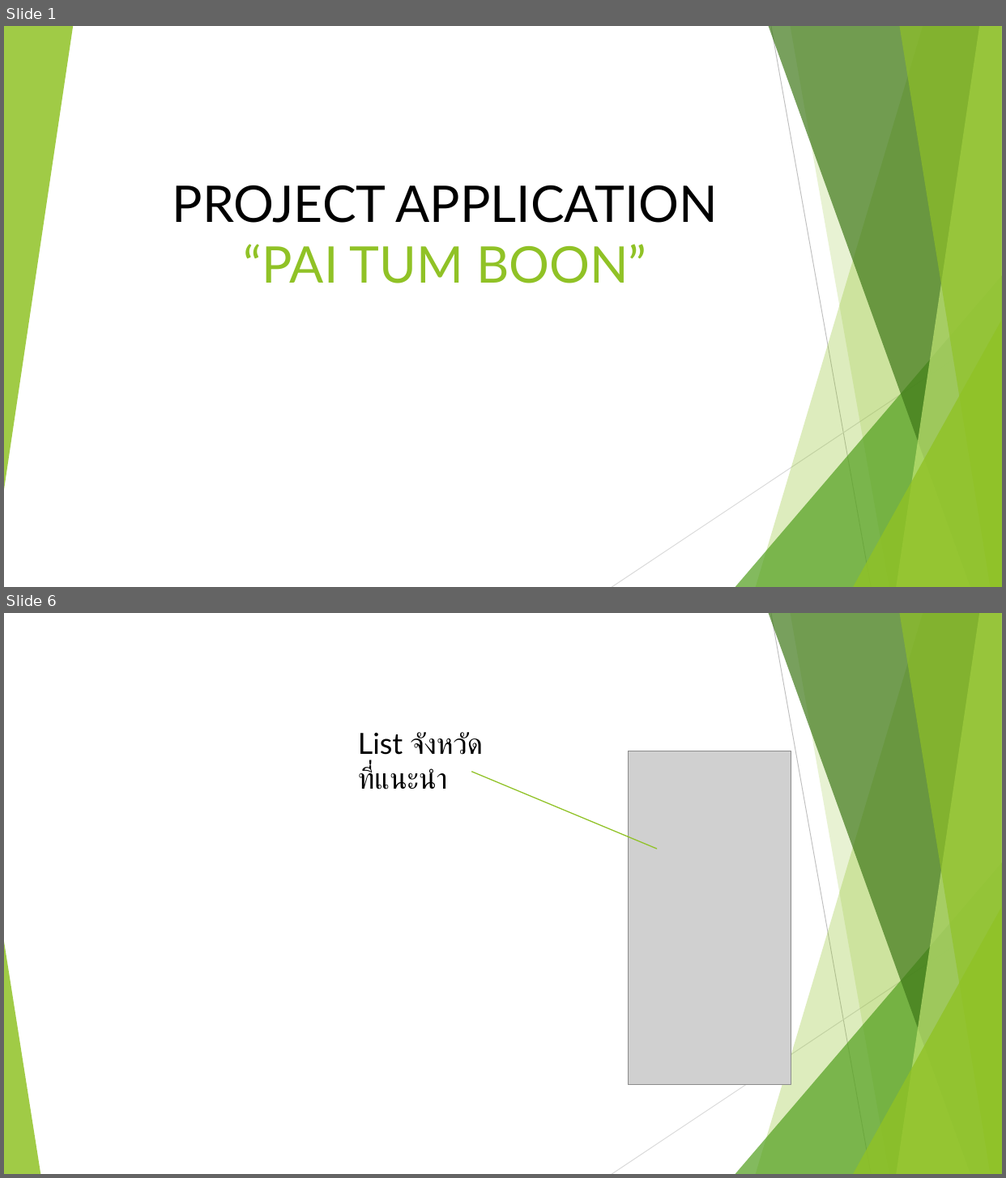
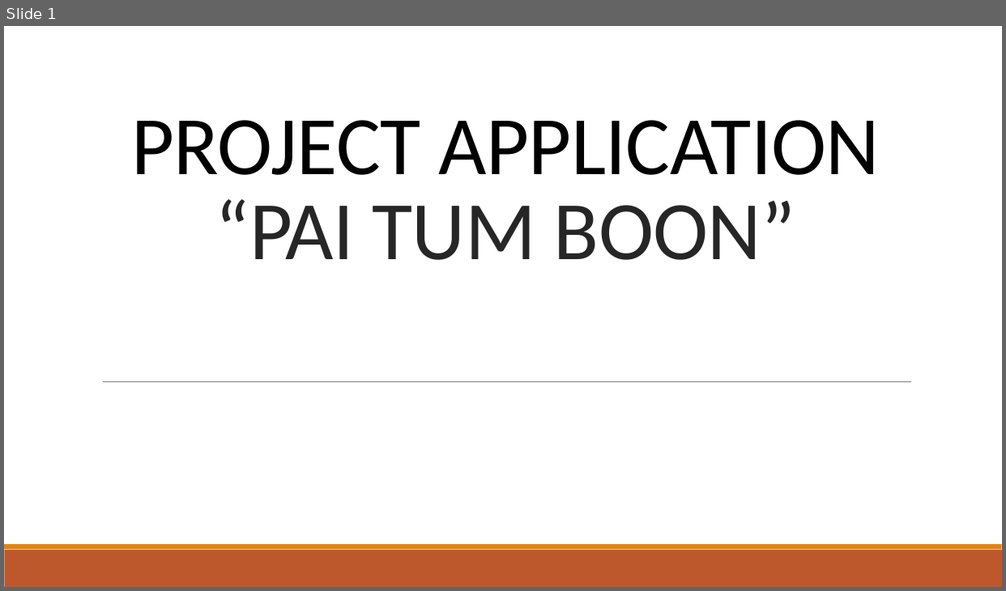
Before and after one commit to entenxl123/New, a slide deck: PROJECT.pptx. Shown one above the other, each under a label of ours: slides 1 and 6 before the commit, slide 1 after it; the slides between them are not shown. The pictures are 1006x1178 and 1006x591 pixels, drawn with LibreOffice and Linux fonts; fonts in the diff are those of the drawing; grey boxes stand for pictures. Boxes give left, top, right and bottom in pixels: in the first picture for what was removed or moved away, otherwise in the second. Text is boxed around its words. In the diff, an @@ line names an element or a change of style, - is before the commit and + after.

```diff
--- a/PROJECT.pptx
+++ b/PROJECT.pptx
@@ slide 6 removed at box(4, 613, 1002, 1174), background #FFFFFF; not listed: 9 template elements that a slide beside it also shows @@
@@ text removed at box(358, 732, 482, 790) @@
-List จังหวัดที่แนะนำ
@@ picture removed at box(629, 751, 791, 1084) @@
@@ line removed from (657, 849) to (472, 772) @@
@@ triangle removed at box(4, 942, 40, 1174) @@
@@ slide 1 changed as well @@
@@ group removed at box(4, 26, 1002, 587): 5 freeform shapes, 3 triangles, 2 lines @@
@@ title "PROJECT APPLICATION “PAI TUM BOON”": place and size @@
-title "PROJECT APPLICATION “PAI TUM BOON”" at box(172, 185, 718, 284)
+title "PROJECT APPLICATION “PAI TUM BOON”" at box(131, 120, 880, 260)
@@ title "PROJECT APPLICATION “PAI TUM BOON”" at box(131, 120, 880, 260): size 48.6 to 80 pt, font Lato to Calibri, letter spacing 0 to -0.5 pt; text colour #90C226 to #262626 in "“PAI TUM BOON”"; line spacing 1 to 0.85 @@
@@ line added from (103, 382) to (911, 382), #808080 0.5 pt @@
@@ rectangle added at box(4, 550, 1002, 587), fill #BD582C @@
@@ rectangle added at box(4, 544, 1002, 550), fill #E48312 @@
```
Also in this commit, not shown: 4 other slides changed, 5 slides added, 3 other slides removed, 2 other files.
